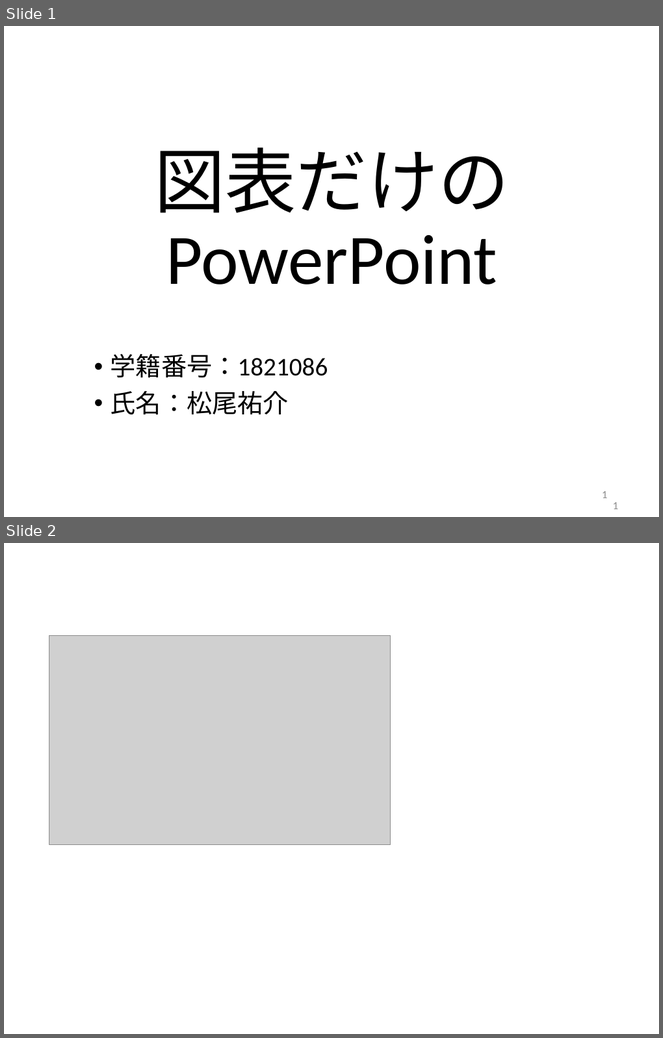
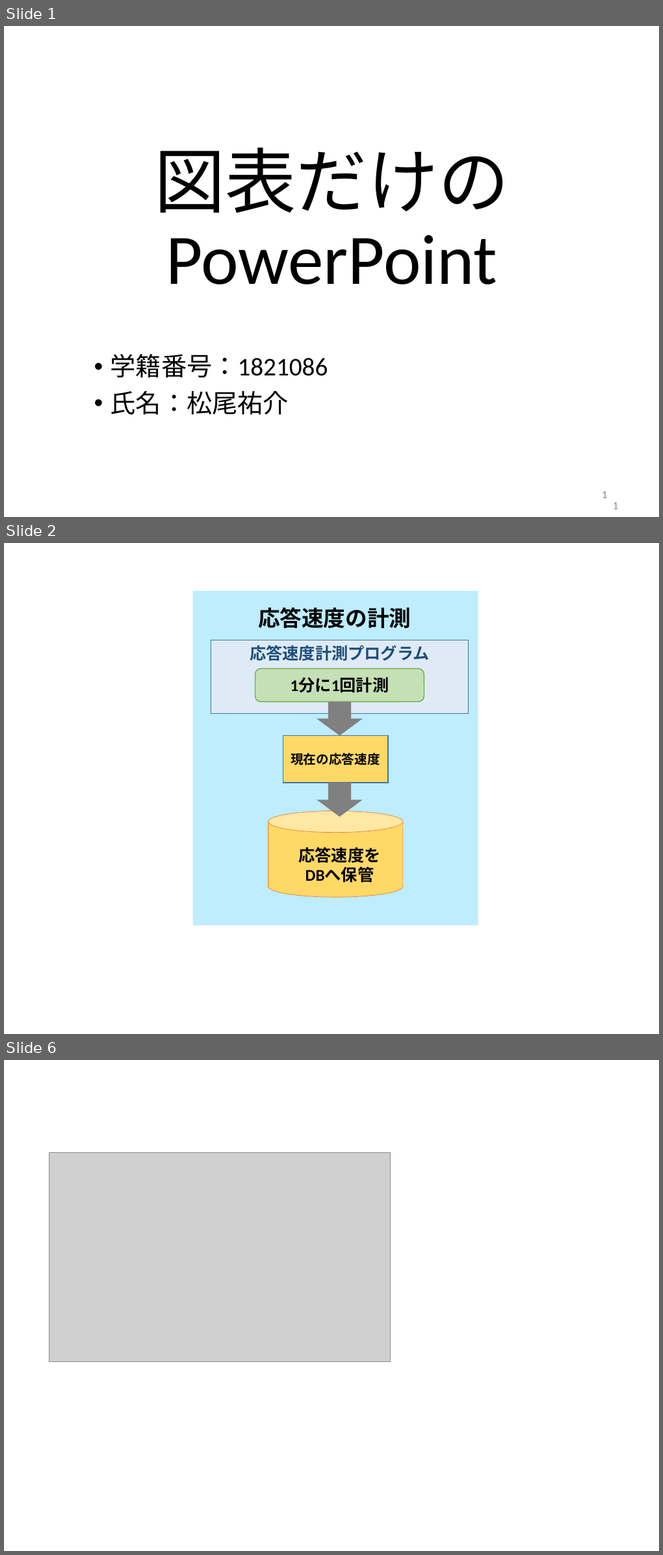
Before and after one commit to kait-takanolab/1821086_matsuo_thesis, a slide deck: meeting/1821086_matsuo_Chart.pptx. Shown one above the other, each under a label of ours: slides 1 and 2 before the commit, slides 1, 2 and 6 after it; the slides between them are not shown. The pictures are 663x1038 and 663x1555 pixels, drawn with LibreOffice and Linux fonts; fonts in the diff are those of the drawing; grey boxes stand for pictures. Boxes give left, top, right and bottom in pixels: in the first picture for what was removed or moved away, otherwise in the second. Text is boxed around its words. In the diff, an @@ line names an element or a change of style, - is before the commit and + after.

Commit message:
ひたすら卒論書いてます。プログラムの名称を分かりやすく変更。

```diff
--- a/meeting/1821086_matsuo_Chart.pptx
+++ b/meeting/1821086_matsuo_Chart.pptx
@@ slide 2 added at box(4, 543, 659, 1034), background #FFFFFF @@
@@ rectangle added at box(192, 591, 478, 926), fill #BDEDFF @@
@@ text added at box(258, 607, 411, 628), 24 pt, text #000000, bold @@
+応答速度の計測
@@ rectangle added at box(211, 640, 469, 713), fill #DEEBF7, outline #43739E 1 pt, 18 pt, text #1F4E79, bold @@
+応答速度計測プログラム
@@ rounded rectangle added at box(255, 669, 424, 702), fill #C5E0B4, outline #70AD47 1 pt, 18 pt, text #000000, bold @@
+1分に1回計測
@@ down arrow added at box(317, 702, 362, 735), fill #808080 @@
@@ rectangle added at box(283, 735, 388, 783), fill #FFD966, outline #43739E 1 pt, 14 pt, text #000000, bold @@
+現在の応答速度
@@ down arrow added at box(317, 783, 362, 817), fill #808080 @@
@@ cylinder added at box(268, 811, 403, 897), fill #FFD966, outline #ED7D31 0.5 pt @@
@@ text added at box(298, 847, 380, 883), 18 pt, text #000000, bold @@
+応答速度を
+DBへ保管
@@ what was slide 2 is now slide 6 @@
```
Also in this commit, not shown: 1 slide changed, 3 other slides added, 17 other files.
